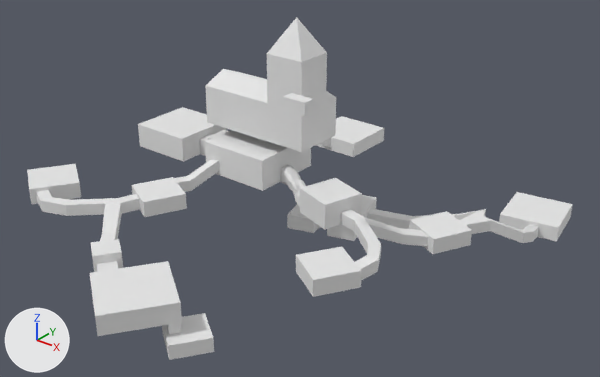
The FBX model IslandBoyGame/Assets/C_Prefabs/EnvironmentPrefabs/Church.fbx: old version first, new version second.
Both versions are drawn from a 50 mm camera at (91.4, -93.8, 55.4) aimed at (13.2, 3.9, -5.1). Arrows for +X, +Y and +Z are at lower left; the lights stay in place. Where no turn or scale is listed for an object, it has been applied to the vertices.

Objects in the first picture: 'Church'.
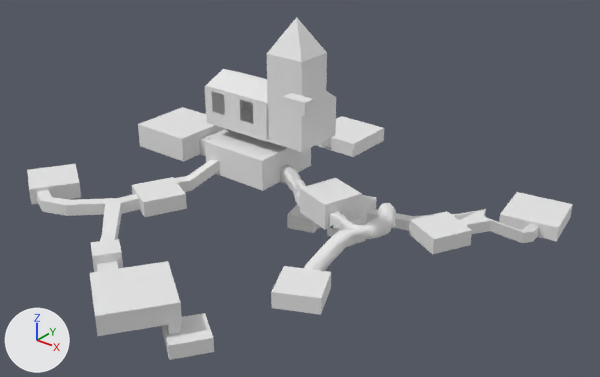
Location of each change, (x1, y1, x2, y2) in pixels of the pictures (600 x 377 px):
part 1 of me_cube, added
    after: (205, 86, 267, 142)
part 2 of me_cube, built on
    before: (296, 209, 429, 297)
    after: (271, 200, 396, 315)
part 3 of me_cube, added
    after: (205, 69, 336, 152)

The change in detail:
me_cube is used by ob_church; location (0.0, 0.0, 0.0).
me_cube had 681 vertices, 662 faces and spanned x -29.7..46.2, y -37.8..46.4, z -18.8..22.5.
me_cube now has 1244 vertices, 1205 faces and spans x -29.7..46.2, y -37.8..46.4, z -18.8..22.5.
me_cube part 1: a new loose piece of 21 vertices spanning x -8.1..6.2, y 4.0, z 1.4..8.3, in mat_stone_003 (white #e7e7e7).
me_cube part 2: 40 vertices removed from x 21.9..35.5, y -16.0..13.0, z -11.8..-6.1; 539 vertices added at x 21.7..31.9, y -17.8..10.5, z -12.4..-5.7.
me_cube part 3: 43 vertices added at x -8.1..13.4, y 4.1..13.5, z 1.4..10.2.
